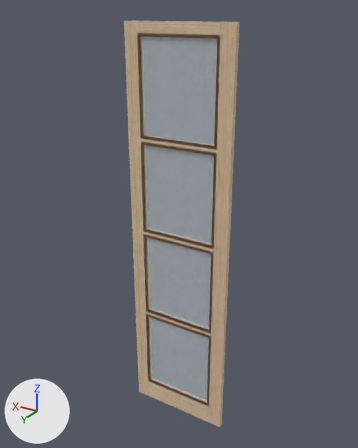
The glTF model 2025-284-C01-Vitrineskap/sim/Vitrine_V2_dor_2.glb: old version first, new version second.
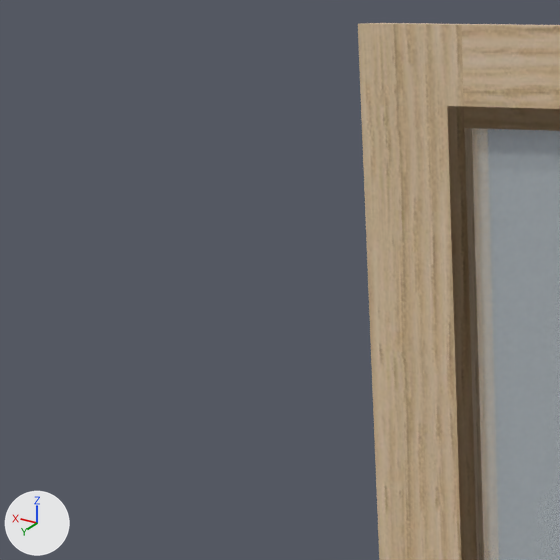
The first picture shows the older version from a 50 mm camera at (640.0, 991.0, 2427.0) aimed at (1477.0, -405.0, 1730.0). The close-ups show the older and then the newer version on the part from 20% to 43% of the width and 4% to 22% of the height of that picture. Only the edits that show in the close-ups are written down. Every picture has the same lights, and +X, +Y and +Z are marked at lower left.

The scene before the commit, as lines of its bpy script (objects in view):
```python
me_mesh_0 = bpy.data.meshes.new('Mesh_0')
me_mesh_0.from_pydata(...)  # 168 vertices, 336 faces; spans x 1274.0..1667.0, y -425.0..-381.0, z 902.0..2398.0
# faces by material slot: [276, 48, 12]
me_mesh_0.materials.append(mat_eik_heltre_heltre_eik_rammeverk)  # picture img_image_0
me_mesh_0.materials.append(mat_klart_glass)  # white #eaf3f6
me_mesh_0.materials.append(mat_beslag_sort)  # dark grey #3f3f3f
ob_2025_284_vitrineskap = bpy.data.objects.new('2025-284 Vitrineskap', me_mesh_0)
ob_2025_284_vitrineskap.location = (0.0, 0.0, 0.0)
```
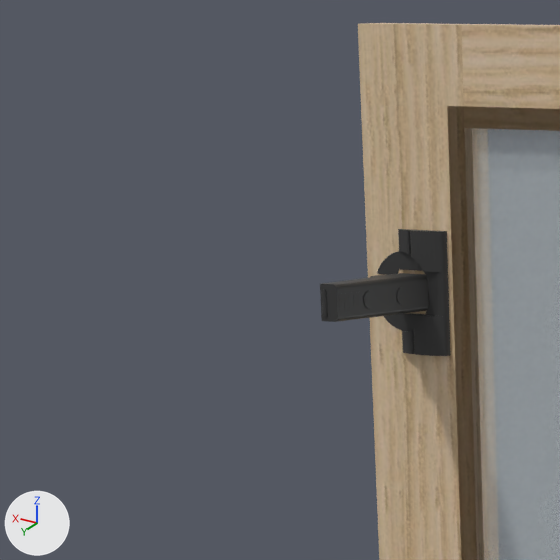
The change, as a list of edits to the scene's bpy script:
```text
Add me_blum_71b3590:
    me_blum_71b3590.from_pydata(...)  # 1701 vertices, 3386 faces; spans x -31.9..10.4, y -28.5..28.5, z -51.3..29.4
    me_blum_71b3590.materials.append(mat_beslag_sort)  # dark grey #3f3f3f
Add ob_vitrine_v2_dør_2_stil_høyre_hengsel_z2278_blum_71b3590:
    ob_vitrine_v2_dør_2_stil_høyre_hengsel_z2278_blum_71b3590 = bpy.data.objects.new('Vitrine V2 dør 2 stil høyre hengsel z2278 Blum 71B3590', me_blum_71b3590)
    ob_vitrine_v2_dør_2_stil_høyre_hengsel_z2278_blum_71b3590.location = (1651.0, -342.7, 2278.5)
    ob_vitrine_v2_dør_2_stil_høyre_hengsel_z2278_blum_71b3590.rotation_euler = (-1.571, 0.0, 0.0)  # degrees (-90, 0, 0)
```

Pixel boxes [x1, y1, x2, y2] of what changed, in the close-ups (560 x 560 px):
'Vitrine V2 dør 2 stil høyre hengsel z2278 Blum 71B3590', added
    after: [320, 229, 451, 356]
